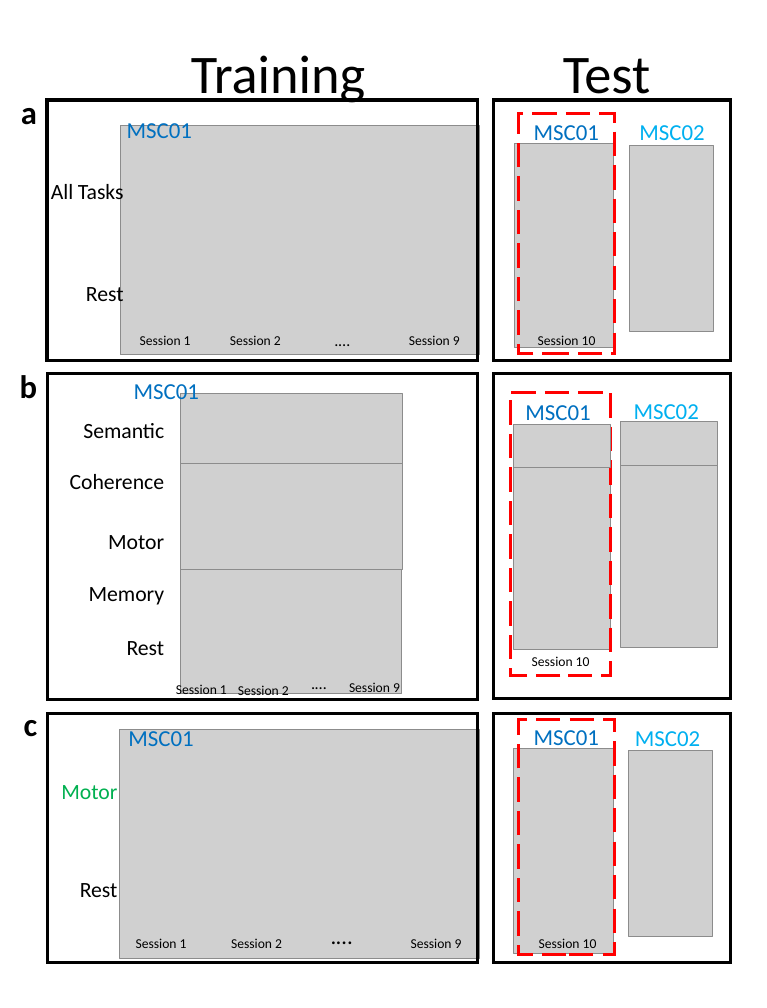
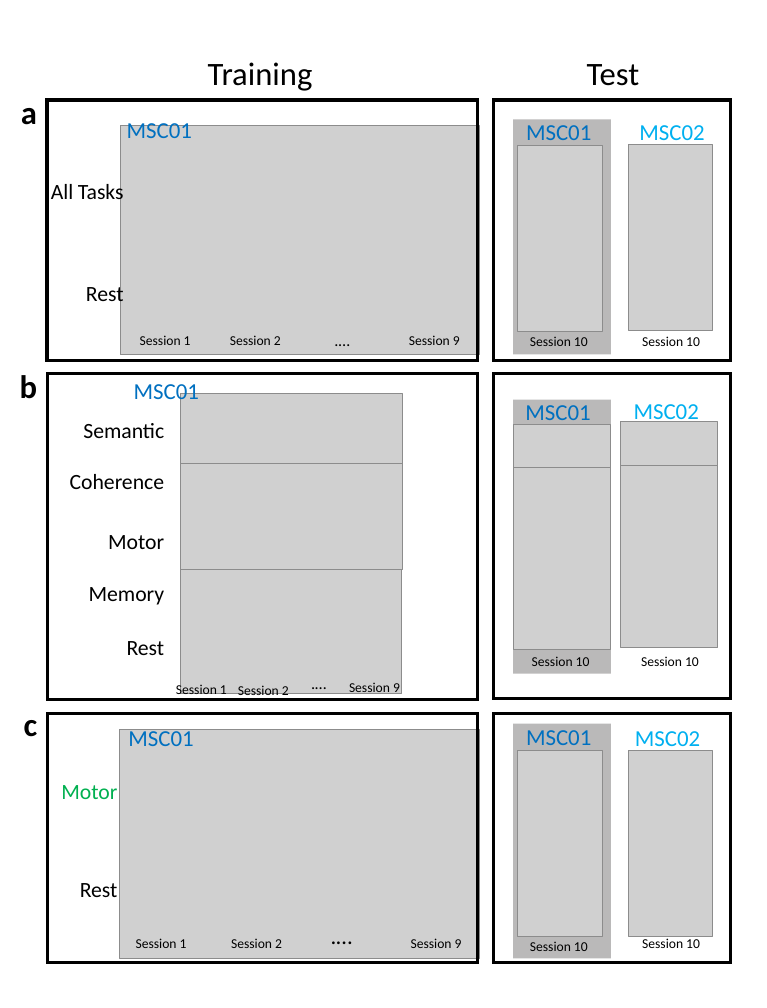
Before and after one commit to GrattonLab/MSC_Alexis, a slide deck: slide 5 of analysis/output/FigsFinal/CV.pptx. Drawn at 767x1008 pixels with LibreOffice and Linux fonts; fonts in the diff are those of the drawing; grey boxes stand for pictures. Boxes give left, top, right and bottom in pixels: in the first picture for what was removed or moved away, otherwise in the second. Text is boxed around its words. In the diff, an @@ line names an element or a change of style, - is before the commit and + after.

```diff
--- a/analysis/output/FigsFinal/CV.pptx
+++ b/analysis/output/FigsFinal/CV.pptx
@@ background #FFFFFF to #FFFFFF at 66% opacity @@
@@ text "Training" at [208, 62, 313, 91]: size 40 to 24 pt @@
@@ text "Training": place and size @@
-text "Training" at [191, 55, 365, 103]
+text "Training" at [208, 62, 313, 91]
@@ text "Test": place and size @@
-text "Test" at [563, 58, 650, 102]
+text "Test" at [587, 64, 640, 86]
@@ text "Test" at [587, 64, 640, 86]: size 40 to 24 pt @@
@@ fill none to #3B3838 at 35% opacity; outline #FF0000 2.25 pt dashed to none in 3 elements at [513, 723, 610, 958], [513, 399, 610, 673], [513, 119, 610, 354] @@
@@ rectangle: place and size @@
-rectangle at [519, 113, 614, 353]
+rectangle at [513, 119, 610, 354]
@@ text "MSC01": place and size @@
-text "MSC01" at [534, 125, 599, 147]
+text "MSC01" at [526, 125, 591, 146]
@@ picture: place and size @@
-picture at [514, 144, 612, 348]
+picture at [518, 145, 602, 331]
@@ text "Session 10" rewrapped from [538, 335, 596, 349] to [530, 337, 588, 346] @@
@@ text added at [642, 336, 700, 346], 10 pt, text #000000 @@
+Session 10
@@ rectangle: place and size @@
-rectangle at [510, 392, 609, 676]
+rectangle at [513, 399, 610, 673]
@@ text added at [641, 656, 699, 666], 10 pt, text #000000 @@
+Session 10
@@ text "MSC01": place and size @@
-text "MSC01" at [534, 730, 599, 752]
+text "MSC01" at [526, 730, 591, 751]
@@ rectangle: place and size @@
-rectangle at [518, 719, 613, 954]
+rectangle at [513, 723, 610, 958]
@@ picture: place and size @@
-picture at [514, 748, 612, 953]
+picture at [518, 750, 602, 936]
@@ text "Session 10": place and size @@
-text "Session 10" at [539, 938, 597, 948]
+text "Session 10" at [530, 942, 588, 951]
@@ text added at [642, 938, 700, 948], 10 pt, text #000000 @@
+Session 10
```
Also in this commit, not shown: 1 slide added, 10 other files.
